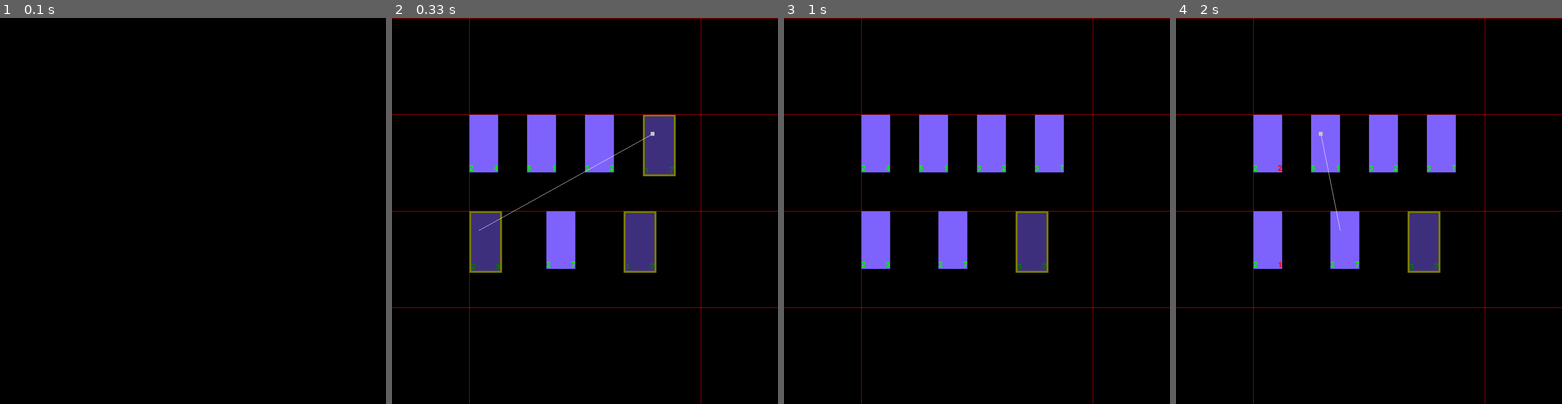
Above: before the commit, frames 1-4 (left to right).
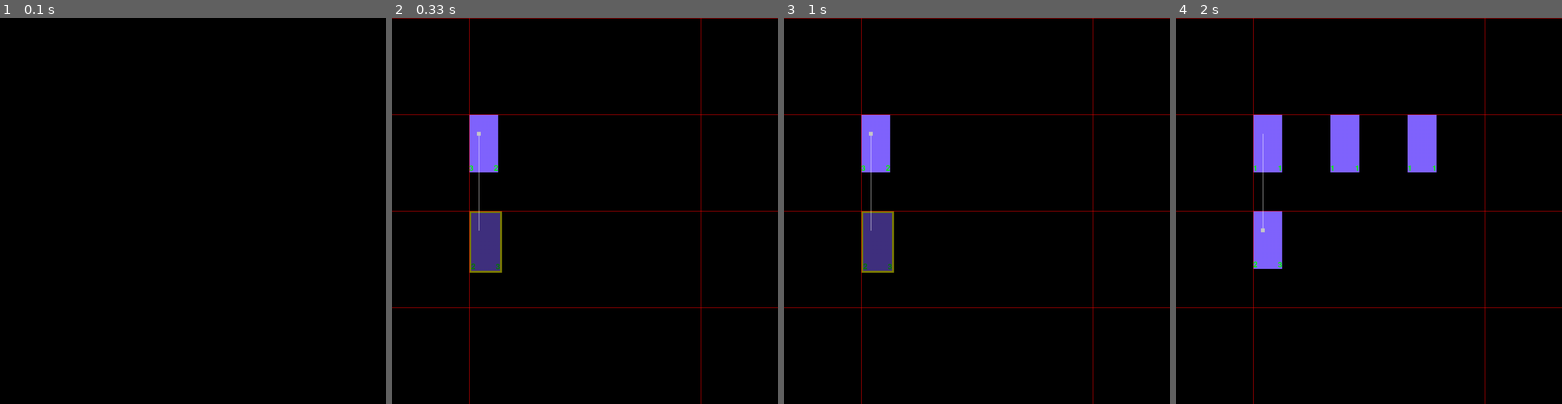
Above: after the commit, the same moments.

Repository: poipoi34/HearthstoneBattlegroundSimulator
Game: pygame game, started from main.py
Same seed, same stepped clock (60 frames per second), same inputs: the game is played once before the commit and once after it.
Inputs:
- Up to frame 1 (0.1 s): no input
- Up to frame 2 (0.33 s): no input
- Up to frame 3 (1 s): no input
- Up to frame 4 (2 s): no input

Frame 1 is identical in both runs. In frame 2, 6.3% of the frame differs, in the area x 20-74%, y 25-66%; in frame 3, 7.3%, in the area x 20-73%, y 25-66%; in frame 4, 6.8%.

Commit message:
battle simulation with clones

Diff:
--- a/battle_manager.py
+++ b/battle_manager.py
@@ -44,6 +44,13 @@
 		while (done == False):
 
 			attacking_player.attack(defending_player)
+
+			for deathrattle_holder in o.deathrattle_buffer:
+				deathrattle_holder.executeAll()
+			o.deathrattle_buffer = []
+			o.player1.clear_ghosts()
+			o.player2.clear_ghosts()
+
 			attacker_died = len(attacking_player.army) == 0
 			defender_died = len(defending_player.army) == 0
 			if (attacker_died and defender_died):
@@ -52,15 +59,6 @@
 				return defending_player
 			if (defender_died):
 				return attacking_player
-
-
-
-			for deathrattle_holder in o.deathrattle_buffer:
-				deathrattle_holder.executeAll()
-			o.deathrattle_buffer = []
-			o.player1.clear_ghosts()
-			o.player2.clear_ghosts()
-
 			attacking_player, defending_player = defending_player, attacking_player
 
 
@@ -79,8 +77,8 @@
 
 class Board_state:
 	def __init__(o, battle_manager, event):
-		o.player1 = battle_manager.player1.deepcopy()
-		o.player2 = battle_manager.player2.deepcopy()
+		o.player1 = battle_manager.player1.copy_state()
+		o.player2 = battle_manager.player2.copy_state()
 		o.event = event
 
 	def __str__(o):
--- a/card.py
+++ b/card.py
@@ -1,14 +1,15 @@
 import pygame as pg
+import copy
 import time
 import event_manager
 import deathrattle
 
-class Card:
+class Card(event_manager.Event_listener):
 
 	####methods
 	def __init__(o,attack = 0,health = 1,*,name = ""):
 
-
+		event_manager.Event_listener.__init__(o)
 		o.name = name
 
 		###combat attributes
@@ -29,6 +30,8 @@
 
 		###others
 		o.owner = None
+
+		o.pos = -1
 
 
 	### combat methods
@@ -86,17 +89,17 @@
 		return [px+25,py+50]
 
 	def __repr__(o):
-		return o.__str__()
+		return o.__str__() + str(id(o))
 
 
 
 
-class Bolvar(Card, event_manager.Event_listener):
+
+class Bolvar(Card):
 	def __init__(o):
 		Card.__init__(o, 1, 7, name='Bolvar')
-		event_manager.Event_listener.__init__(o)
+		o.divineShield = True
 
-		o.divineShield = True
 		def effect( param):
 			if (param["source_minion"].owner == o.owner):
 				o.attack+=2
--- a/main.py
+++ b/main.py
@@ -1,4 +1,4 @@
-
+import threading
 import pygame as pg
 from math import cos,sin,pi,sqrt
 from player import *
@@ -9,6 +9,13 @@
 from battle_manager import*
 import event_manager
 import displayer
+
+def pygame_loop():
+	while True:
+		for event in pg.event.get():
+			if event.type == pg.QUIT:
+				displayer.quit()
+				a = False
 
 
 voidWalker = Card(2,3,name = "void walker")
@@ -26,32 +33,36 @@
 player2 = player(name = "p2")
 
 player1.add_to_army(voidWalker)
-player1.add_to_army(baron).add_to_army(bolvar2)
+#player1.add_to_army(baron).add_to_army(bolvar2)
 
-player2.add_to_army(brann)
-player2.add_to_army(magmaRager).add_to_army(Roi_des_rats()).add_to_army(bolvar1)
+#player2.add_to_army(brann)
+#player2.add_to_army(magmaRager).add_to_army(Roi_des_rats()).add_to_army(bolvar1)
+player2.add_to_army(Roi_des_rats())
 
 
-battle = battle_manager(player1, player2)
-
+battle = battle_manager(player1.clone(), player2.clone())
+battle2 = battle_manager(player1.clone(), player2.clone())
 
 
 displayer = displayer.Displayer(battle)
 
 battle.attach_displayer(displayer)
 event_manager.battle_manager = battle
+#for i in [1,2,3,4,5,6,7,8,9,10]:
+#threading.Thread(target = battle.simulate_battle).start()
+winner = battle.simulate_battle()
+winner2 = battle2.simulate_battle()
+print()
+print("battle_data:")
+for i in battle.battle_data:
+	print(str(i))
 
-winner = battle.simulate_battle()
+
+
+#threading.Thread(target = pygame_loop).start()
+
+
+pygame_loop()
 if winner != None:
 	print("winner is : " + str(winner))
 else: print("draw")
-
-
-
-
-a = True
-while (a):
-	for event in pg.event.get():
-		if event.type == pg.QUIT:
-			displayer.quit()
-			a = False
--- a/player.py
+++ b/player.py
@@ -1,4 +1,5 @@
 from random import*
+import copy
 import event_manager
 
 class player():
@@ -95,10 +96,24 @@
 			card.set_battle_manager(battle_manager)
 		o.game_manager = battle_manager
 
-	def deepcopy(o):
+	#copy state of a player to store it in battle history
+	def copy_state(o):
 		res = player(name = o.name)
-		res.army_before_resolution = o.army_before_resolution[:]
+		copied_army = []
+		for card in o.army_before_resolution:
+			copied_army.append(copy.copy(card))
+		res.army_before_resolution = copied_army
 		return res
+
+	#clone players so that they can battle to the death for our entertainment
+	def clone(o):
+		clone = player(name = "clone of " + o.name)
+		for card in o.army:
+			clone.add_to_army(copy.deepcopy(card))#deepcopy for the deathrattles owner
+
+		clone.attacking_indice = o.attacking_indice
+		return clone
+
 
 	def __repr__(o):
 		return o.__str__()
